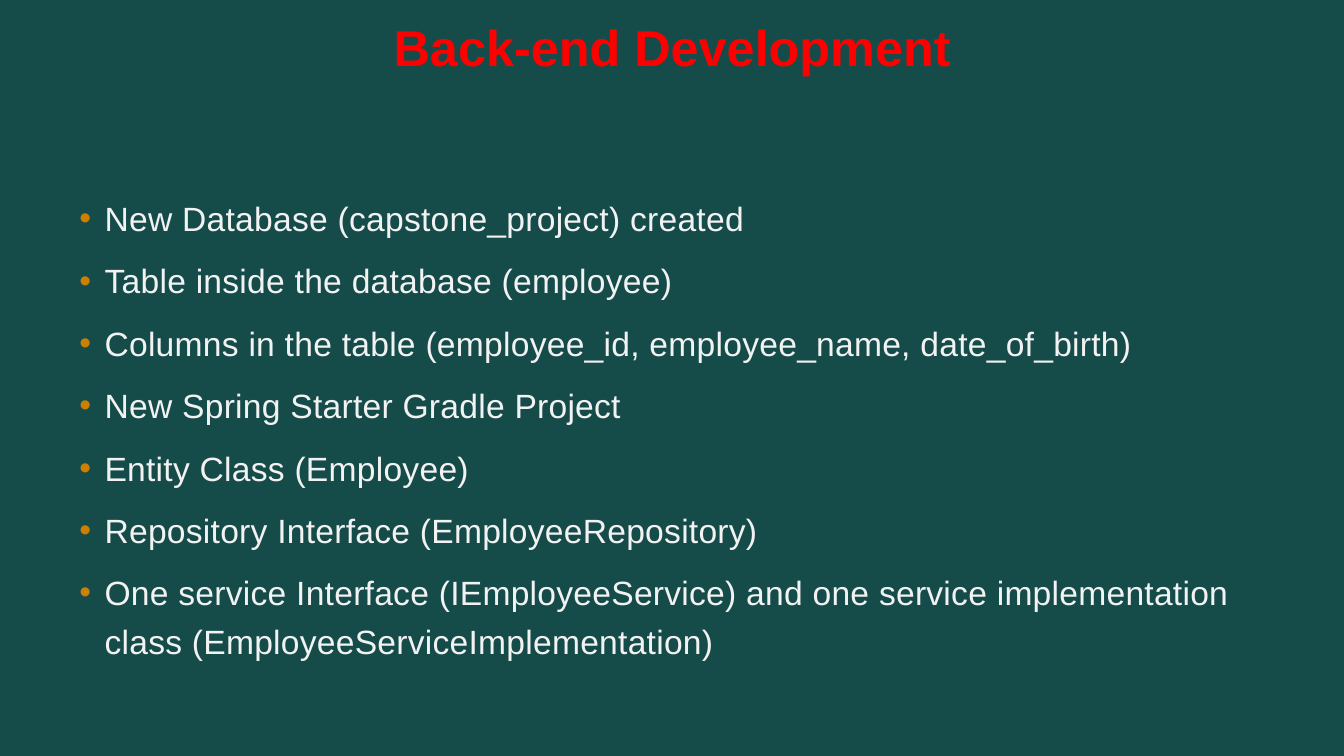
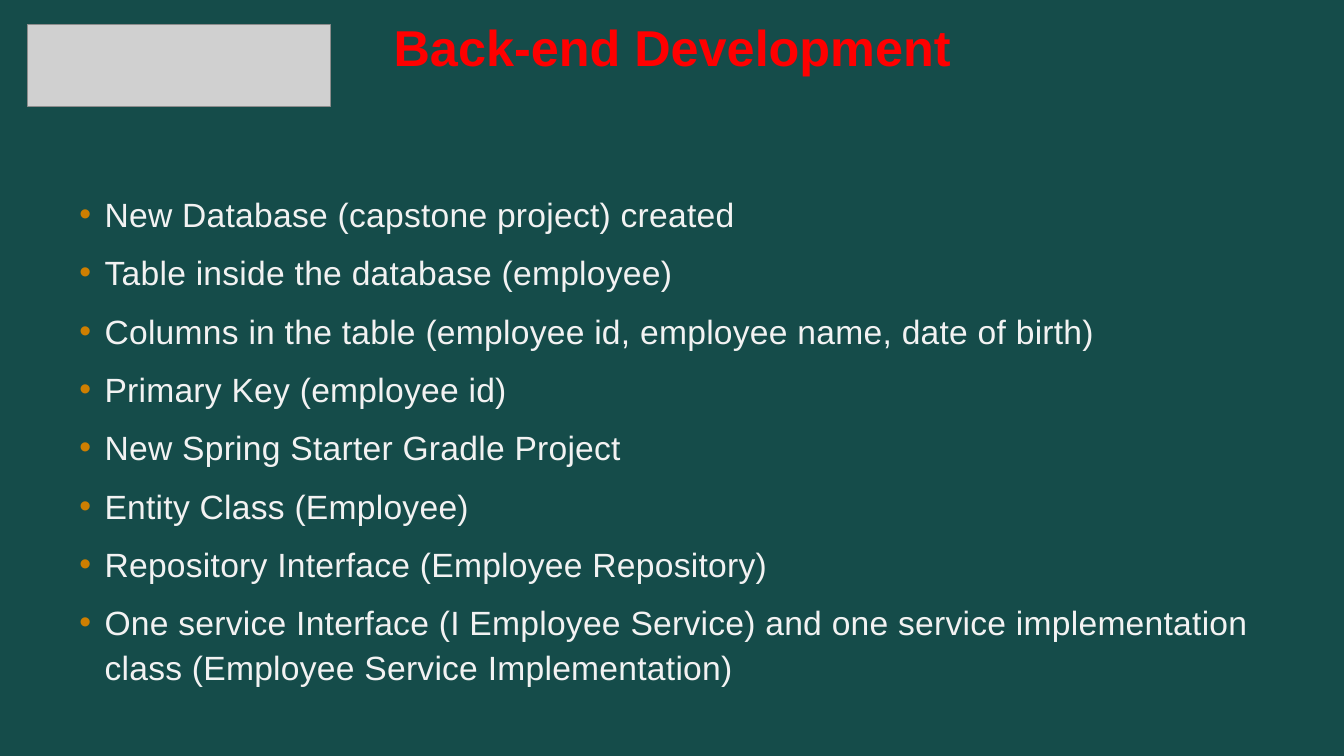
Before and after one commit to akshat-pareek/EmployeemanagementApplication, a slide deck: slide 7 of Capstone.pptx (slide 6 before the commit). Drawn at 1344x756 pixels with LibreOffice and Linux fonts; fonts in the diff are those of the drawing; grey boxes stand for pictures. Boxes give left, top, right and bottom in pixels: in the first picture for what was removed or moved away, otherwise in the second. Text is boxed around its words. In the diff, an @@ line names an element or a change of style, - is before the commit and + after.

Commit message:
some changes in ppt

```diff
--- a/Capstone.pptx
+++ b/Capstone.pptx
@@ picture added at box(28, 25, 331, 107) @@
@@ text at box(105, 202, 735, 234): text changed @@
-• New Database (capstone_project) created
+• New Database (capstone project) created
@@ text at box(105, 260, 672, 526): line spacing 1.2 to 1.1 @@
@@ text at box(105, 319, 1094, 409): text changed @@
-• Columns in the table (employee_id, employee_name, date_of_birth)
+• Columns in the table (employee id, employee name, date of birth)
+• Primary Key (employee id)
@@ text at box(105, 552, 1247, 687): text changed @@
-• Repository Interface (EmployeeRepository)
-• One service Interface (IEmployeeService) and one service implementation class (EmployeeServiceImplementation)
+• Repository Interface (Employee Repository)
+• One service Interface (I Employee Service) and one service implementation class (Employee Service Implementation)
```
Also in this commit, not shown: 16 other slides changed, 1 slide added.
